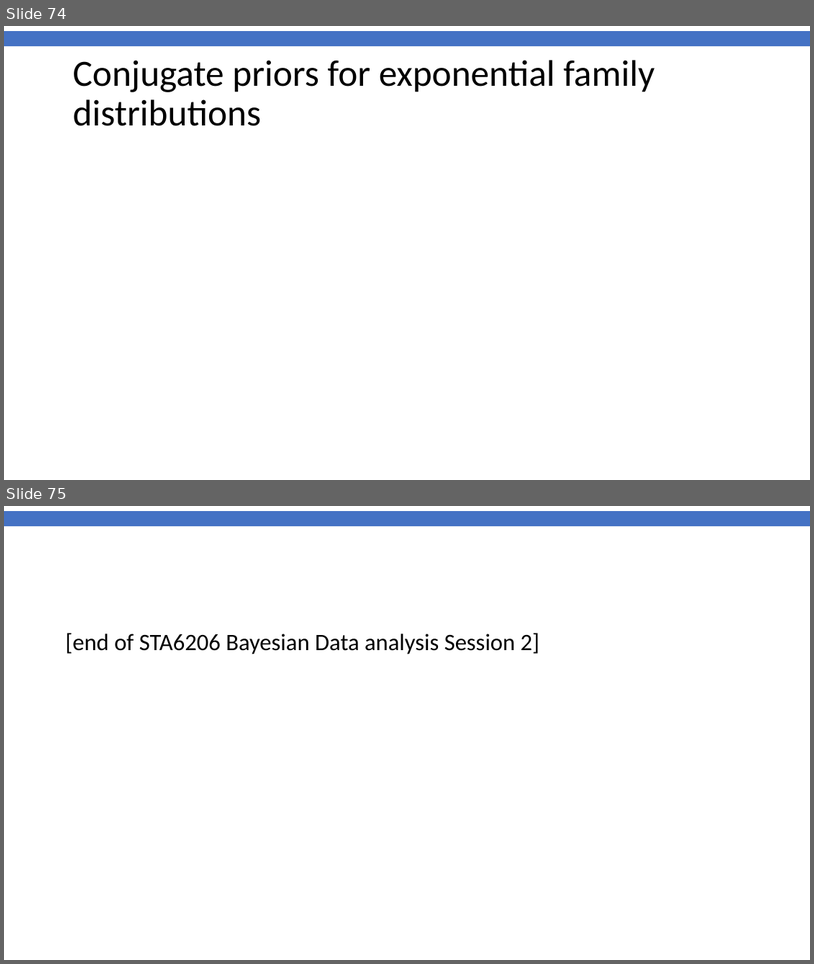
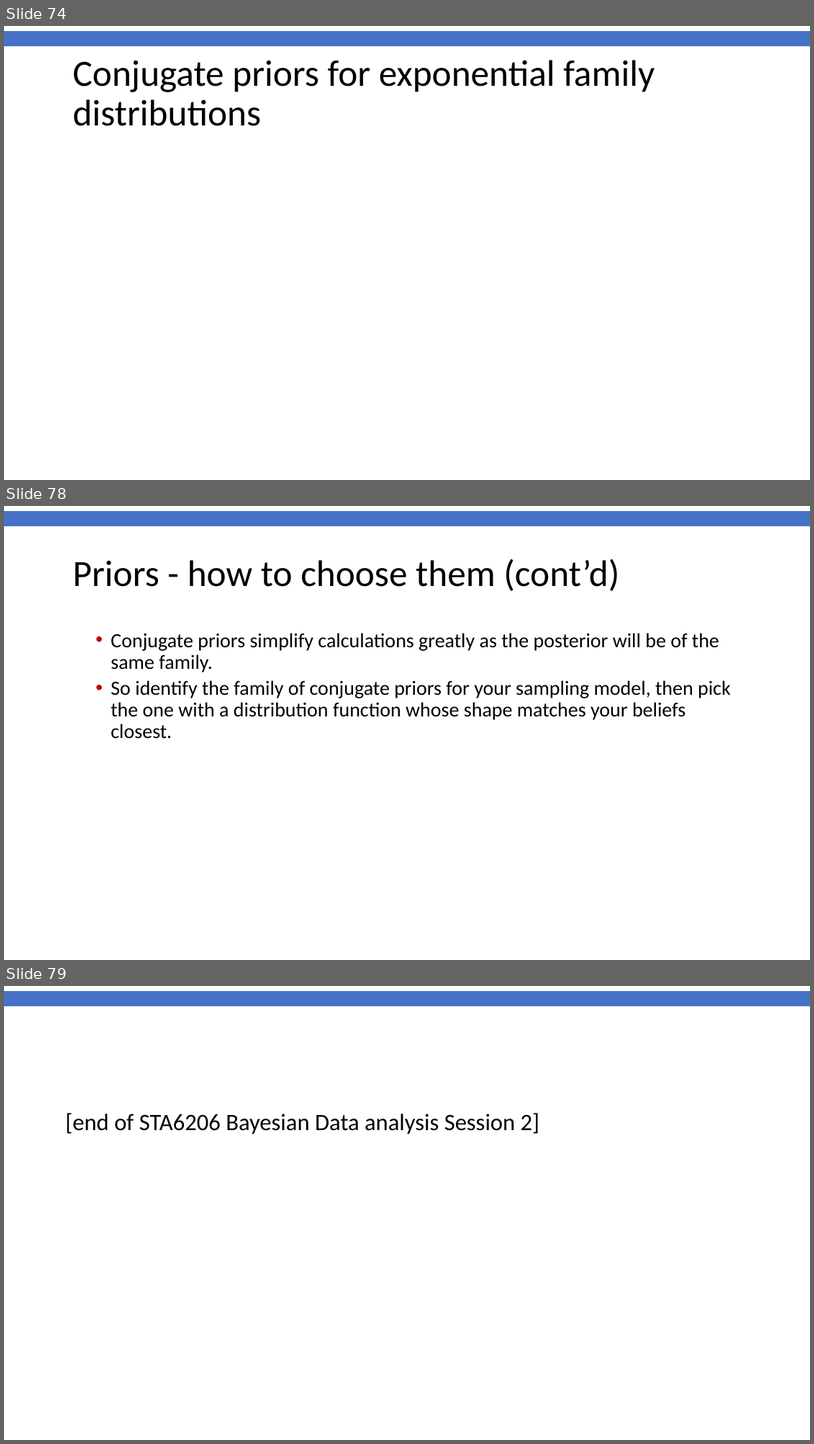
Before and after one commit to anhnguyendepocen/Chanco_STA6206, a slide deck: Chanco_STA6206_BDA_2019_Henrion_Session2.pptx. Shown one above the other, each under a label of ours: slides 74 and 75 before the commit, slides 74, 78 and 79 after it; the slides between them are not shown. The pictures are 814x964 and 814x1444 pixels, drawn with LibreOffice and Linux fonts; fonts in the diff are those of the drawing; background and template pictures are left out. Boxes give left, top, right and bottom in pixels: in the first picture for what was removed or moved away, otherwise in the second. Text is boxed around its words. In the diff, an @@ line names an element or a change of style, - is before the commit and + after.

```diff
--- a/Chanco_STA6206_BDA_2019_Henrion_Session2.pptx
+++ b/Chanco_STA6206_BDA_2019_Henrion_Session2.pptx
@@ slide 78 added at (4,506,810,960), background #FFFFFF; not listed: 1 template element that a slide beside it also shows @@
@@ title added at (73,559,620,591), 44 pt, text #000000 @@
+Priors - how to choose them (cont’d)
@@ text added at (111,633,731,739), 24 pt, text #000000 @@
+  • Conjugate priors simplify calculations greatly as the posterior will be of the same family.
+  • So identify the family of conjugate priors for your sampling model, then pick the one with a distribution function whose shape matches your beliefs closest.
@@ what was slide 75 is now slide 79 @@
```
Also in this commit, not shown: 3 other slides added, 1 other file.
